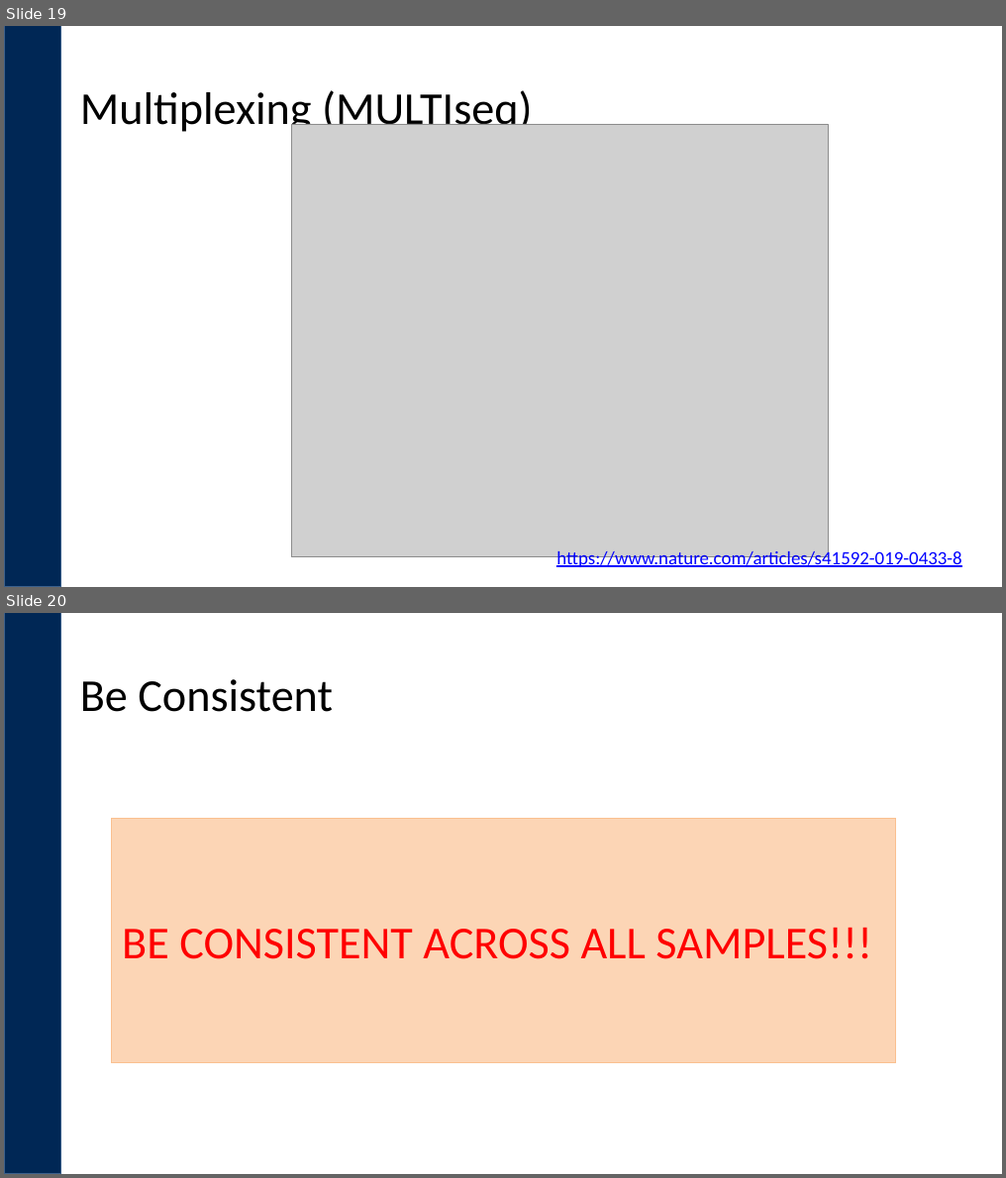
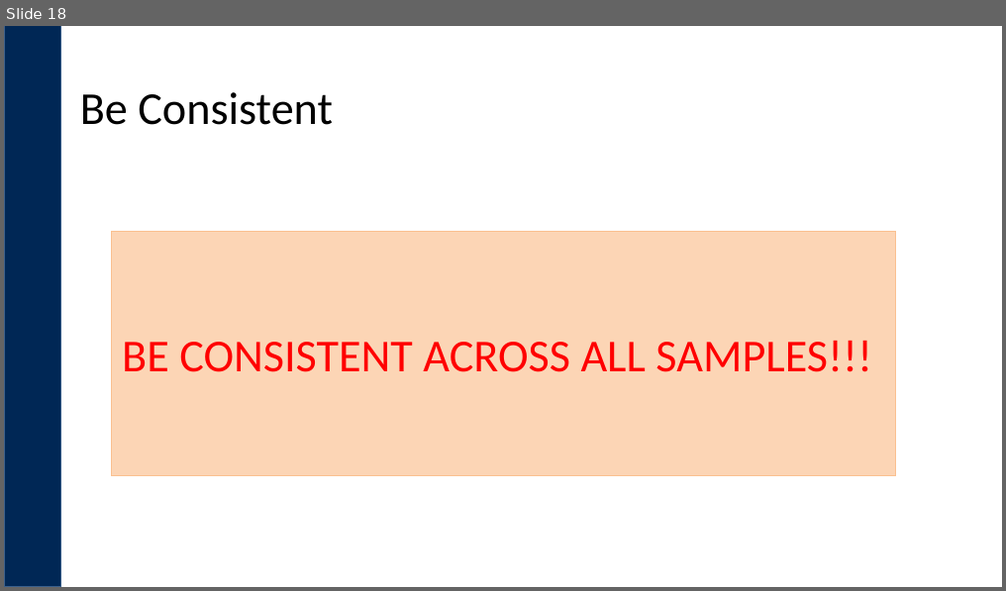
Before and after one commit to ucdavis-bioinformatics-training/ucdavis-bioinformatics-training.presentations, a slide deck: singlecell/singlecellRNAseq-expDesign.pptx. Shown one above the other, each under a label of ours: slides 19 and 20 before the commit, slide 18 after it. The pictures are 1006x1178 and 1006x591 pixels, drawn with LibreOffice and Linux fonts; fonts in the diff are those of the drawing; grey boxes stand for pictures; background and template pictures are left out. Boxes give left, top, right and bottom in pixels: in the first picture for what was removed or moved away, otherwise in the second. Text is boxed around its words. In the diff, an @@ line names an element or a change of style, - is before the commit and + after.

```diff
--- a/singlecell/singlecellRNAseq-expDesign.pptx
+++ b/singlecell/singlecellRNAseq-expDesign.pptx
@@ slide 19 removed at [4, 26, 1002, 587], background #FFFFFF; not listed: 1 template element that a slide beside it also shows @@
@@ title removed at [80, 90, 533, 136] @@
-Multiplexing (MULTIseq)
@@ picture removed at [291, 124, 828, 558] @@
@@ text removed at [556, 549, 961, 570] @@
-https://www.nature.com/articles/s41592-019-0433-8
@@ what was slide 20 is now slide 18 @@
```
Also in this commit, not shown: 6 slides changed, 1 other slide removed, 4 other files.
